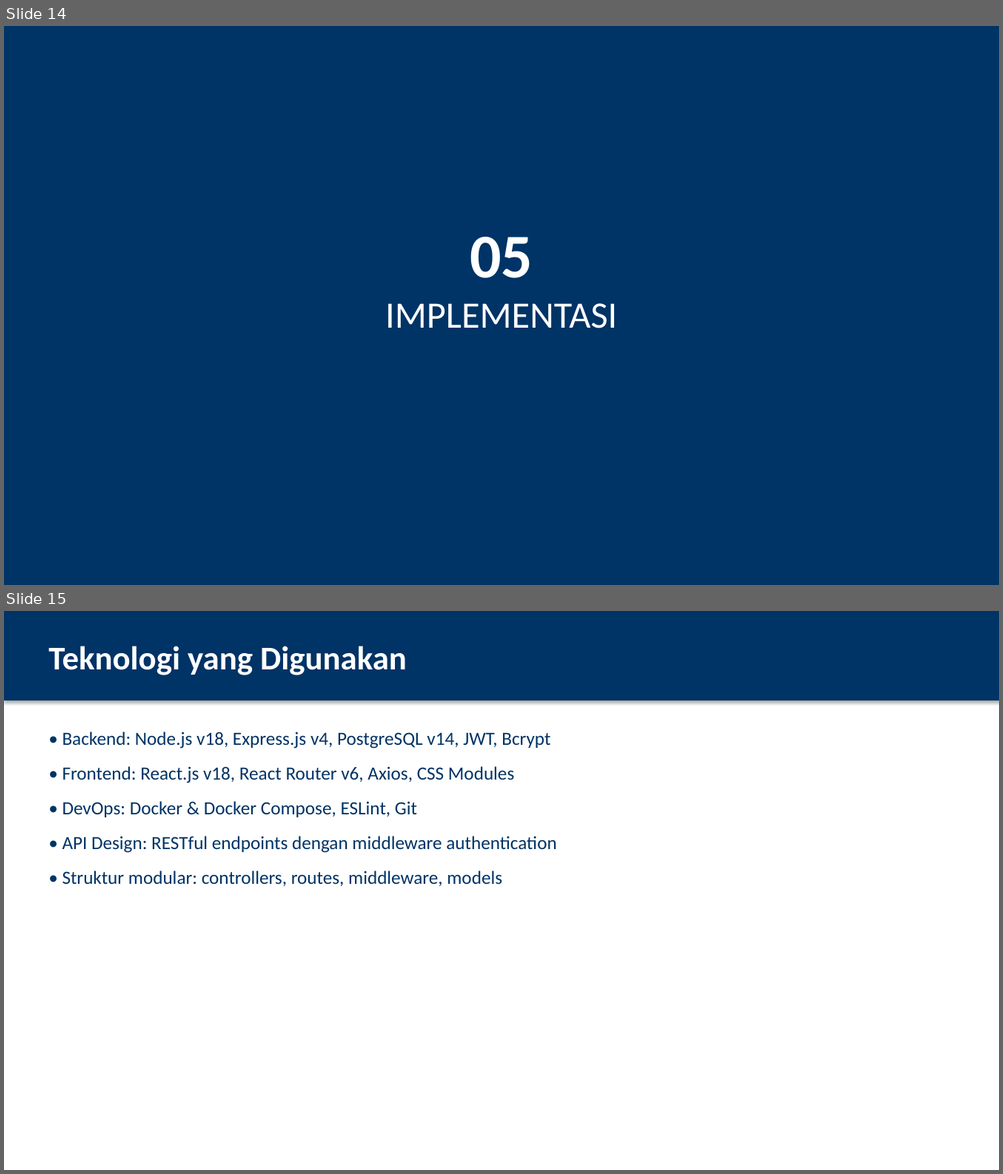
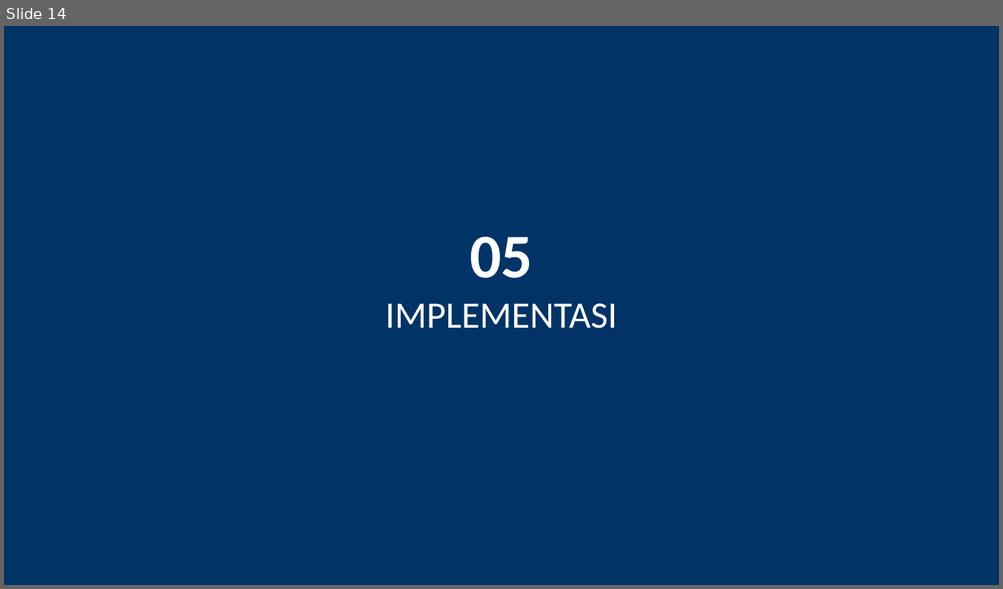
Before and after one commit to irfan-ghzl/CRM, a slide deck: PRESENTASI_SISTEM_PENGADUAN_MASYARAKAT.pptx. Shown one above the other, each under a label of ours: slides 14 and 15 before the commit, slide 14 after it. The pictures are 1003x1174 and 1003x589 pixels, drawn with LibreOffice and Linux fonts; fonts in the diff are those of the drawing. Boxes give left, top, right and bottom in pixels: in the first picture for what was removed or moved away, otherwise in the second. Text is boxed around its words. In the diff, an @@ line names an element or a change of style, - is before the commit and + after.

```diff
--- a/PRESENTASI_SISTEM_PENGADUAN_MASYARAKAT.pptx
+++ b/PRESENTASI_SISTEM_PENGADUAN_MASYARAKAT.pptx
@@ slide 15 removed at <box>4,611,999,1170</box>, background #FFFFFF @@
@@ rectangle removed at <box>4,611,999,701</box> @@
@@ text removed at <box>48,646,407,675</box> @@
-Teknologi yang Digunakan
@@ text removed at <box>62,732,556,886</box> @@
-• Backend: Node.js v18, Express.js v4, PostgreSQL v14, JWT, Bcrypt
-• Frontend: React.js v18, React Router v6, Axios, CSS Modules
-• DevOps: Docker & Docker Compose, ESLint, Git
-• API Design: RESTful endpoints dengan middleware authentication
-• Struktur modular: controllers, routes, middleware, models
```
Also in this commit, not shown: 15 slides changed, 5 slides added, 4 other slides removed.
